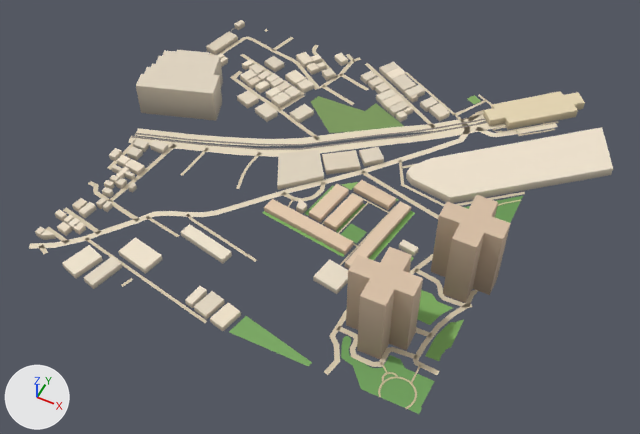
A saved change to the glTF model public/assets/bengaluru-region-v1/tiles/t-7_-21-l0.glb.
Both versions are drawn from a 50 mm lens placed at (-2887.0, -10953.0, 813.0), pointed at (-3214.0, -10298.0, -6.0). The axes (+X, +Y, +Z) are drawn at lower left. The lights are the same throughout. The picture after the commit comes second.

In view in the first picture: 'building', 'ground'.
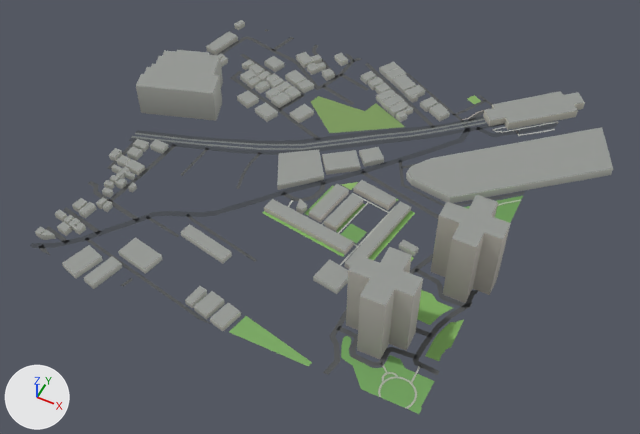
The change, as a diff of the scene's bpy script:
```diff
--- a/public/assets/bengaluru-region-v1/tiles/t-7_-21-l0.glb.py
+++ b/public/assets/bengaluru-region-v1/tiles/t-7_-21-l0.glb.py
@@ me_building @@
 # used by ob_building; location = (-3500.0, -10500.0, 0.0)
-me_building.from_pydata(...)  # 940 vertices, 1214 faces; spans x -26.0..589.0, y -18.0..554.0, z 0.0..98.0
+me_building.from_pydata(...)  # 940 vertices, 1488 faces; spans x -26.0..589.0, y -18.0..554.0, z 0.0..98.0
+# me_building part 1: 1214 kept faces spanning x -26.0..589.0, y -18.0..554.0, z 0.0..98.0 get new vertex colours
+# edits to the shape of me_building do not show in these pictures
 me_building.materials.append(mat_building)
@@ me_ground @@
 # used by ob_ground; location = (-3500.0, -10500.0, 0.0)
-me_ground.from_pydata(...)  # 1193 vertices, 1030 faces; spans x -2.0..503.0, y -3.0..505.0, z 1.0
+me_ground.from_pydata(...)  # 1209 vertices, 1046 faces; spans x 0.0..500.0, y 0.0..500.0, z 1.0
+# me_ground part 2: a new loose piece of 44 vertices spanning x 0.0..455.0, y 220.0..500.0, z 1.0, in mat_ground
+# me_ground part 3: 81 vertices moved from x -2.0..502.0, y -1.0..502.0, z 1.0 to x 0.0..500.0, y 0.0..500.0, z 1.0; 122 vertices removed from x -2.0..503.0, y 1.0..505.0, z 1.0; 88 vertices added at x 0.0..500.0, y 0.0..500.0, z 1.0
+# me_ground part 4: 14 vertices moved from x 2.0..207.0, y -3.0..110.0, z 1.0 to x 8.0..185.0, y 0.0..110.0, z 1.0; 12 vertices removed from x -2.0..246.0, y -2.0..119.0, z 1.0; 18 vertices added at x 0.0..251.0, y 0.0..120.0, z 1.0
+# me_ground part 5: 669 kept faces spanning x 0.0..500.0, y 0.0..500.0, z 1.0 get new vertex colours; the middle colour goes from beige #d7c9ae to dark grey #535556
 me_ground.materials.append(mat_ground)
```

Pixel boxes (x1, y1, x2, y2) of what changed, in the pictures (640 x 434 px; the box of a moved part takes in the faces that stretch with it):
'ground', reshaped
    before: (29, 29, 558, 414)
    after: (30, 28, 559, 414)
part 1 of me_building, recoloured
    both: (35, 20, 613, 359)
part 2 of me_ground, added
    after: (136, 116, 484, 144)
part 3 of me_ground, moved or reshaped
    before: (128, 29, 558, 409)
    after: (128, 28, 559, 409)
part 4 of me_ground, moved or reshaped
    before: (29, 184, 207, 323)
    after: (30, 184, 211, 324)
part 5 of me_ground, recoloured
    both: (39, 29, 557, 409)
